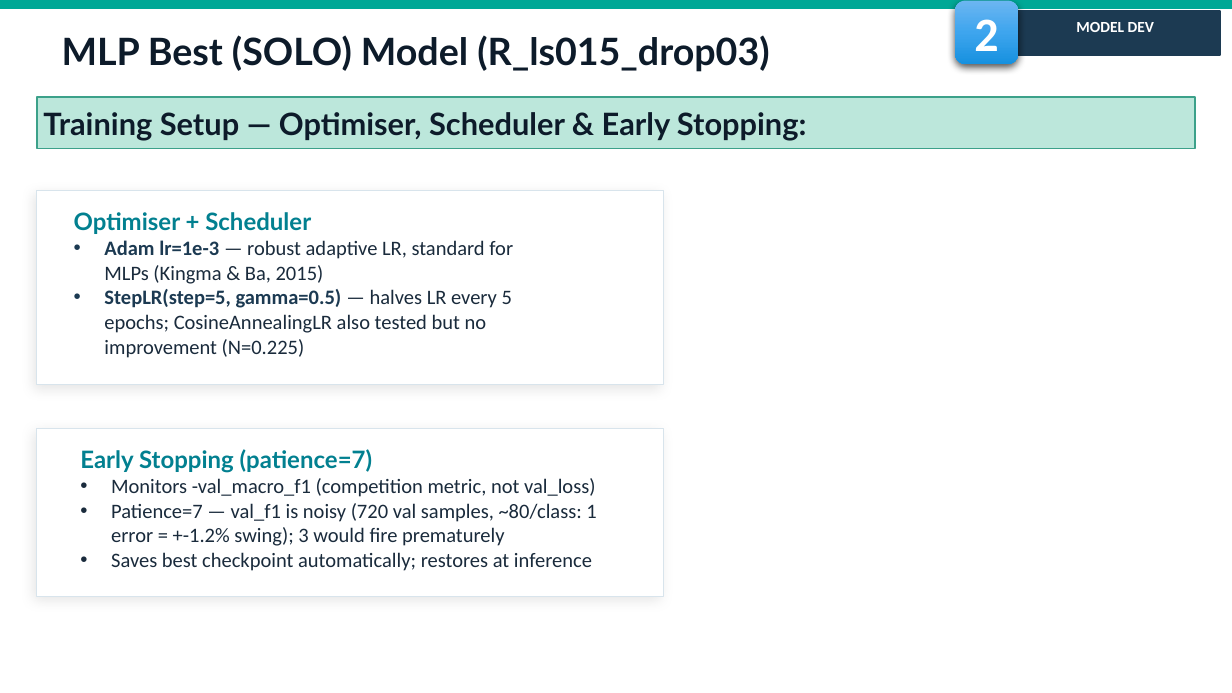
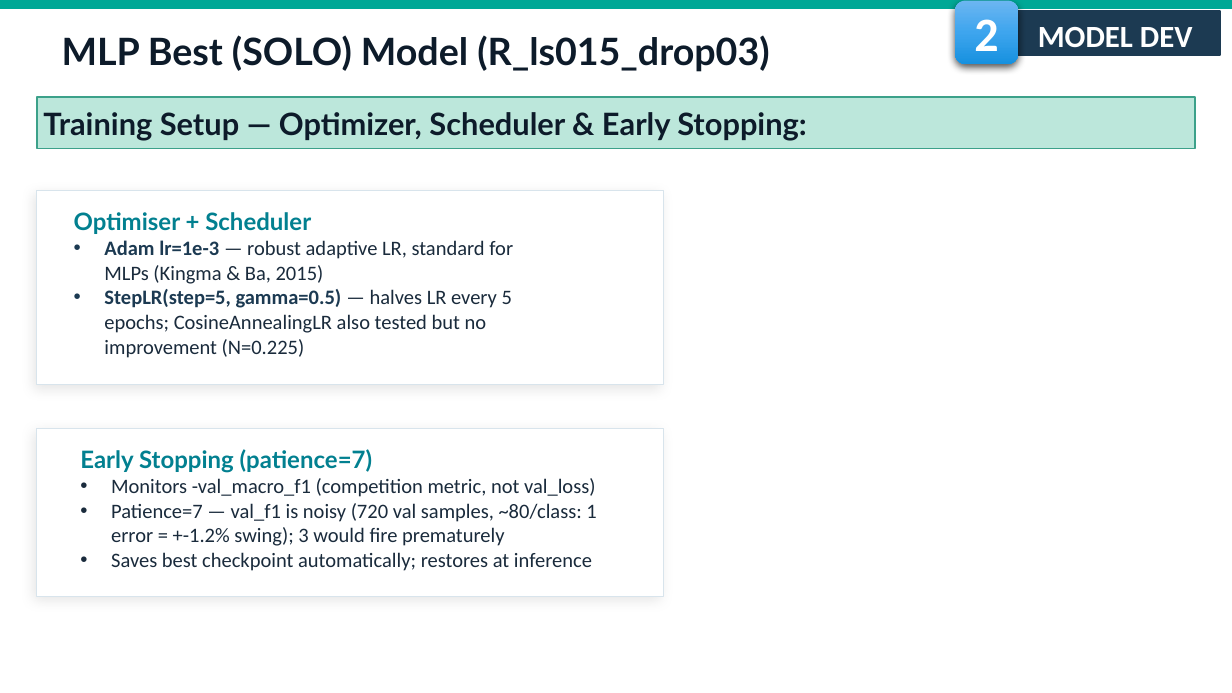
Before and after one commit to fmssilva/DL_Proj, a slide deck: slide 15 of assignment_1/task1/Task1_report.pptx. Drawn at 1232x693 pixels with LibreOffice and Linux fonts; fonts in the diff are those of the drawing; background and template pictures are left out. Boxes give left, top, right and bottom in pixels: in the first picture for what was removed or moved away, otherwise in the second. Text is boxed around its words. In the diff, an @@ line names an element or a change of style, - is before the commit and + after.

```diff
--- a/assignment_1/task1/Task1_report.pptx
+++ b/assignment_1/task1/Task1_report.pptx
@@ rectangle "MODEL DEV" at [1010, 11, 1220, 55]: size 9 to 18 pt @@
@@ text in rectangle at [43, 112, 807, 141]: text changed @@
-Training Setup — Optimiser, Scheduler & Early Stopping:
+Training Setup — Optimizer, Scheduler & Early Stopping:
```
Also in this commit, not shown: 12 other slides changed.
